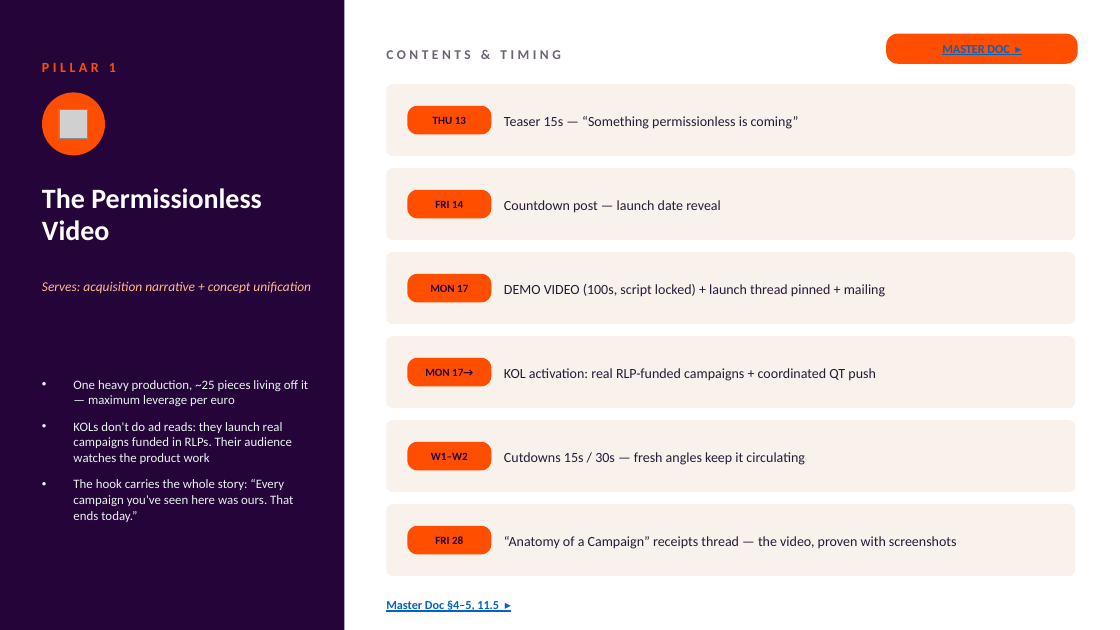
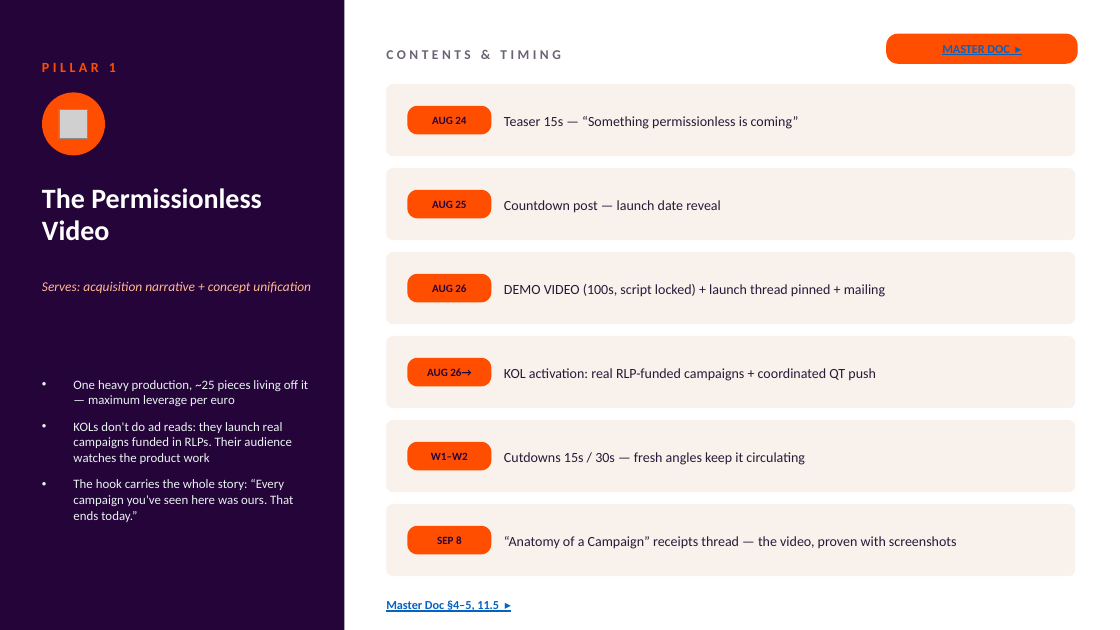
Before and after one commit to sergiogenlayer/predictionmarket, a slide deck: slide 4 of marketing/Rally_Permissionless_Campaigns_Plan.pptx. Drawn at 1120x630 pixels with LibreOffice and Linux fonts; fonts in the diff are those of the drawing; grey boxes stand for pictures. Boxes give left, top, right and bottom in pixels: in the first picture for what was removed or moved away, otherwise in the second. Text is boxed around its words. In the diff, an @@ line names an element or a change of style, - is before the commit and + after.

```diff
--- a/marketing/Rally_Permissionless_Campaigns_Plan.pptx
+++ b/marketing/Rally_Permissionless_Campaigns_Plan.pptx
@@ text at (x1=432, y1=116, x2=466, y2=124): text changed @@
-THU 13
+AUG 24
@@ text at (x1=432, y1=200, x2=466, y2=208): text changed @@
-FRI 14
+AUG 25
@@ text at (x1=432, y1=284, x2=466, y2=292): text changed @@
-MON 17
+AUG 26
@@ text at (x1=427, y1=368, x2=471, y2=376): text changed @@
-MON 17→
+AUG 26→
@@ text at (x1=437, y1=536, x2=462, y2=544): text changed @@
-FRI 28
+SEP 8
```
Also in this commit, not shown: 9 other slides changed, 8 other files.
